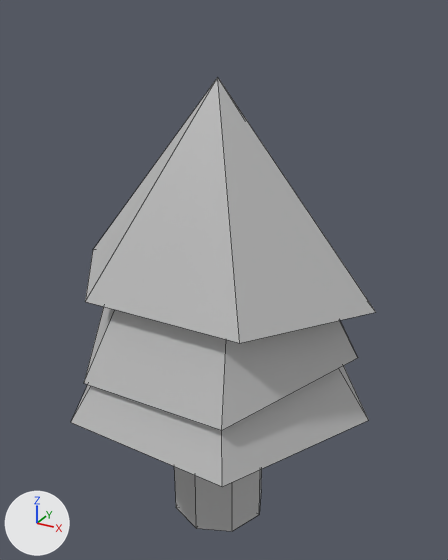
Renders of the FBX model Assets/Environnement/Prop_Sapin_002.fbx from each side of a commit.
The view is the same before and after, from a camera (50 mm lens) standing at (1.82, -3.24, 3.47) and looking at (0.01, 0.07, 1.82). Every picture has the same lights, and +X, +Y and +Z are marked at lower left. Mesh edges are drawn as thin lines. Where no turn or scale is listed for an object, it has been applied to the vertices.
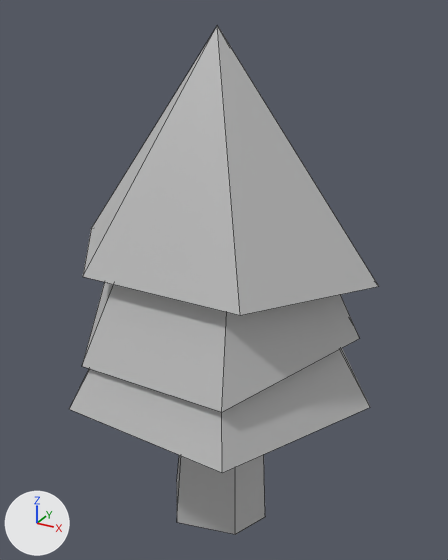
ob_tree02 is not drawn itself; it is the parent of ob_pcone3, ob_pcone2, ob_pcylinder9, ob_pcone1.

Pixel boxes (x1, y1, x2, y2) of what changed, in the pictures (448 x 560 px):
'pCone1', rescaled (9% taller): before (85, 77, 376, 343); after (83, 26, 378, 315)
'pCone2', rescaled: before (84, 307, 358, 430); after (82, 282, 360, 412)
'pCone3', rescaled: before (71, 366, 369, 487); after (70, 348, 370, 473)
'pCylinder9', reshaped, rescaled (21% taller): before (174, 466, 262, 531); after (177, 455, 265, 534)

What changed in the scene script:
```text
Change me_mesh_003:
    used by ob_pcylinder9; parent = ob_tree02; location = (0.0, 0.0, 0.0)
    remove me_mesh_003.from_pydata(...)  # 17 vertices, 16 faces; spans x -34.0..34.0, y 0.0..95.7, z -34.0..34.0
    add me_mesh_003.from_pydata(...)  # 18 vertices, 12 faces; spans x -38.9..38.9, y 0.0..110.1, z -35.9..35.9
    me_mesh_003 part 1: the whole mesh is rebuilt
Change ob_tree02:
    ob_tree02.scale: (1.0, 1.0, 1.0) -> (1.0, 1.09, 1.0)
```
